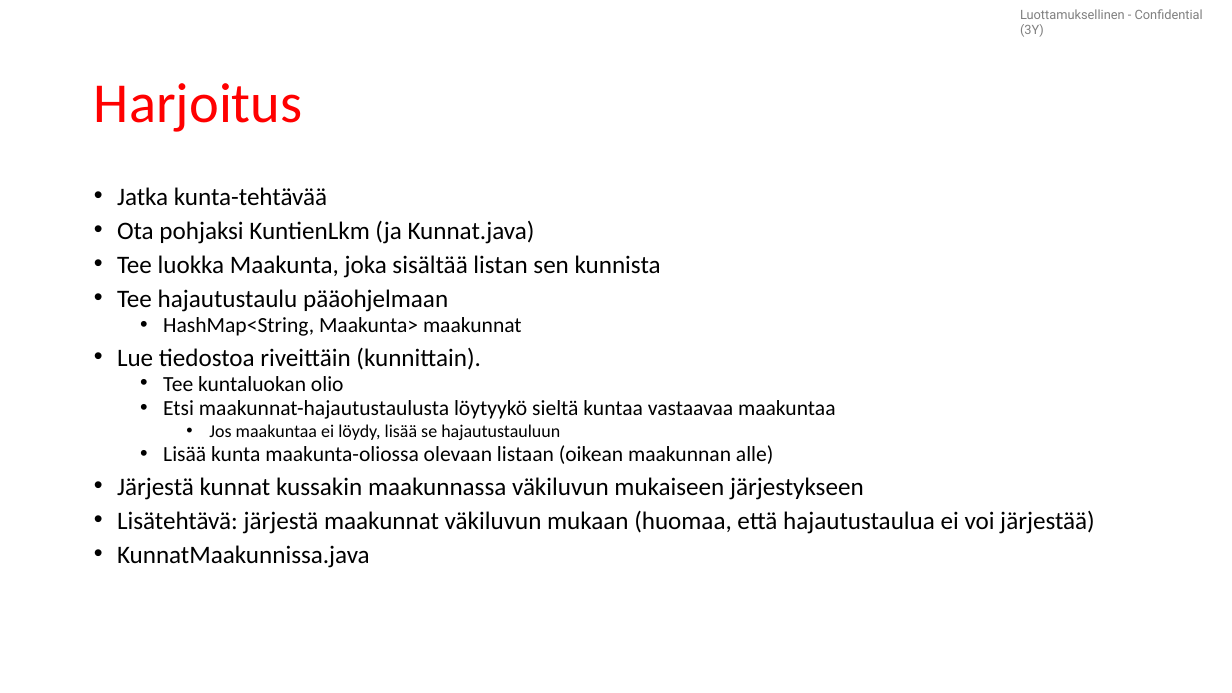
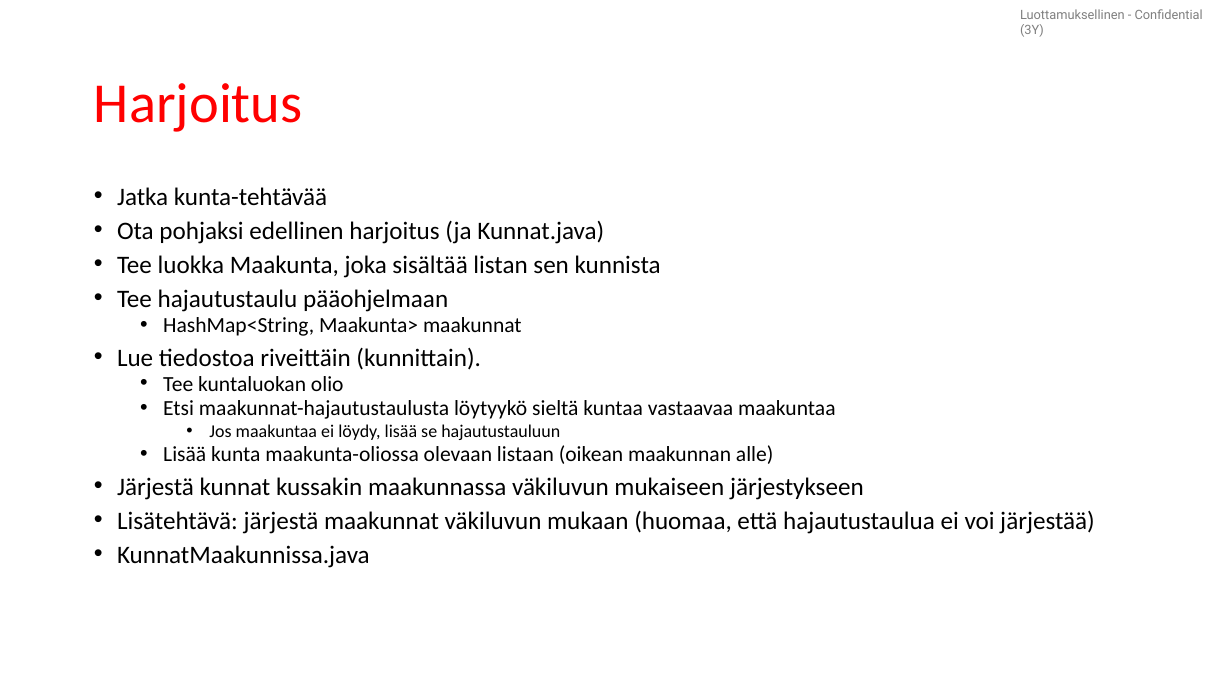
Before and after one commit to lpemake/TrakTite25, a slide deck: slide 117 of Tietorakenteet ja algoritmit TITE25.pptx. Drawn at 1232x693 pixels with LibreOffice and Linux fonts; fonts in the diff are those of the drawing. Boxes give left, top, right and bottom in pixels: in the first picture for what was removed or moved away, otherwise in the second. Text is boxed around its words. In the diff, an @@ line names an element or a change of style, - is before the commit and + after.

```diff
--- a/Tietorakenteet ja algoritmit TITE25.pptx
+++ b/Tietorakenteet ja algoritmit TITE25.pptx
@@ text at (x1=117, y1=221, x2=604, y2=244): text changed @@
-• Ota pohjaksi KuntienLkm (ja Kunnat.java)
+• Ota pohjaksi edellinen harjoitus (ja Kunnat.java)
```
Also in this commit, not shown: 1 other slide changed, 6 other files.
